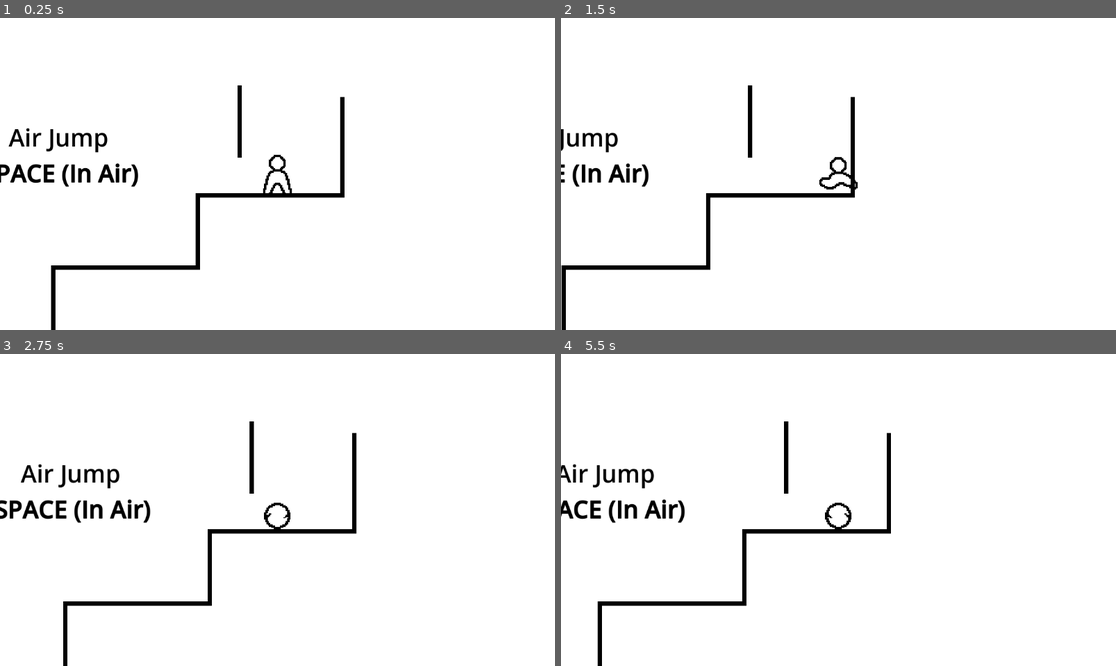
Above: before the commit, frames 1-4 (two rows, left to right).
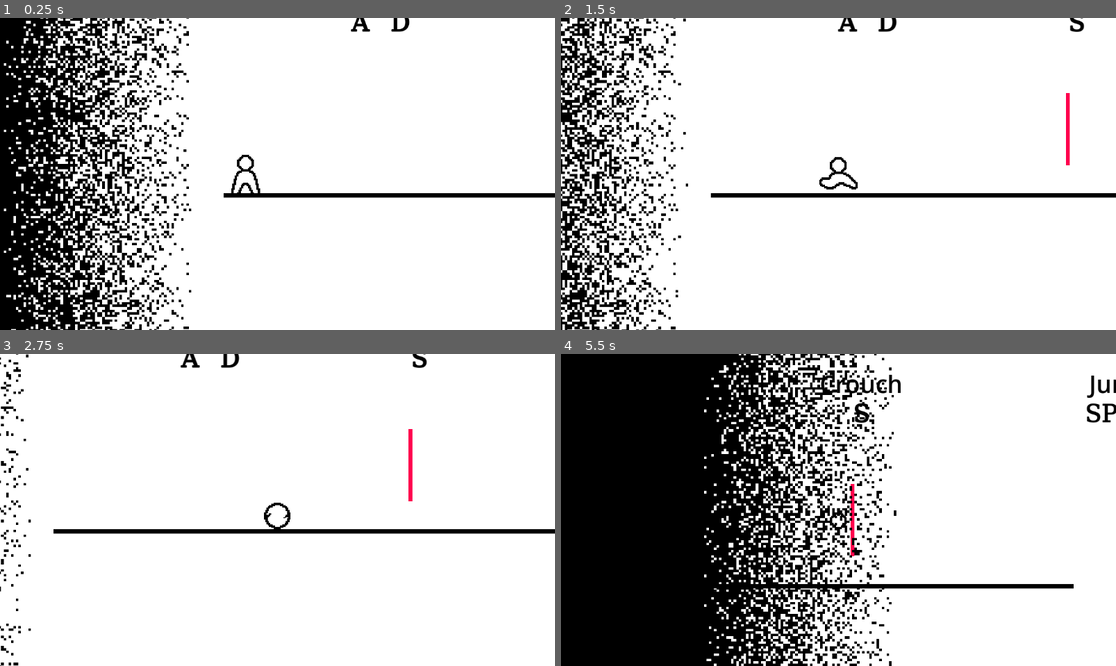
Above: after the commit, the same moments.

Repository: SKeppinger/VimJam
Game: Godot game, scene res://scenes/level.tscn
The game is run twice, just before and just after one commit, with the same random seed, the same clock (stepped at 60 frames per second) and the same inputs.
Inputs:
- Up to frame 1 (0.25 s): no input
- Up to frame 2 (1.5 s): hold Ctrl (crouch) 0.53-1.28 s; hold D (move_right) from 0.53 s (still down); tap Space (jump) at 0.77 s; tap Shift (dash) at 1.35 s
- Up to frame 3 (2.75 s): tap Space (jump) at 1.52 s; release D (move_right) at 2.03 s; hold A (move_left) from 2.03 s (still down); hold Ctrl (crouch) from 2.03 s (still down)
- Up to frame 4 (5.5 s): release A (move_left) at 2.78 s; release Ctrl (crouch) at 2.78 s; hold D (move_right) 2.78-4.28 s; tap Shift (dash) at 2.85, 4.35 s; tap Space (jump) at 3.02, 3.77, 4.52 s; hold Ctrl (crouch) 3.53-4.28 s; hold A (move_left) 4.28-5.03 s; hold D (move_right) from 5.03 s (still down); hold Ctrl (crouch) from 5.03 s (still down)

The runs differ from the first frame. In frame 1, 21% of the frame differs, in the area x 0-100%, y 0-100%; in frame 2, 11%; in frame 3, 4.4%; in frame 4, 46%.

Commit message:
more level

Diff:
--- a/assets/corruption.gdshader
+++ b/assets/corruption.gdshader
@@ -8,7 +8,7 @@
     return fract(sin(dot(uv.xy,
         vec2(12.9898,78.233))) * 43758.5453123);
 }
-uniform int amount = 100;
+uniform int amount = 1000;
 uniform float pos = 0.00;
 
 void fragment() {
--- /dev/null
+++ b/scenes/checkpoint.tscn
@@ -0,0 +1,11 @@
+[gd_scene load_steps=2 format=3 uid="uid://bgoe3qbmol40t"]
+
+[sub_resource type="RectangleShape2D" id="RectangleShape2D_iwbvx"]
+
+[node name="Checkpoint" type="Area2D"]
+rotation = 1.5708
+collision_layer = 0
+collision_mask = 3
+
+[node name="CollisionShape2D" type="CollisionShape2D" parent="."]
+shape = SubResource("RectangleShape2D_iwbvx")
--- a/scenes/control_scheme.tscn
+++ b/scenes/control_scheme.tscn
@@ -1,10 +1,13 @@
-[gd_scene load_steps=16 format=3 uid="uid://bj5nhr1j00kfo"]
+[gd_scene load_steps=28 format=3 uid="uid://bj5nhr1j00kfo"]
 
 [sub_resource type="LabelSettings" id="LabelSettings_wyc0y"]
 font_size = 50
 font_color = Color(0, 0, 0, 1)
 
 [sub_resource type="FontFile" id="FontFile_qgxi6"]
+subpixel_positioning = 0
+msdf_pixel_range = 14
+msdf_size = 128
 cache/0/16/0/ascent = 0.0
 cache/0/16/0/descent = 0.0
 cache/0/16/0/underline_position = 0.0
@@ -27,6 +30,9 @@
 outline_color = Color(0, 0, 0, 1)
 
 [sub_resource type="FontFile" id="FontFile_8bj40"]
+subpixel_positioning = 0
+msdf_pixel_range = 14
+msdf_size = 128
 cache/0/16/0/ascent = 0.0
 cache/0/16/0/descent = 0.0
 cache/0/16/0/underline_position = 0.0
@@ -50,6 +56,9 @@
 font_color = Color(0, 0, 0, 1)
 
 [sub_resource type="FontFile" id="FontFile_7ea5m"]
+subpixel_positioning = 0
+msdf_pixel_range = 14
+msdf_size = 128
 cache/0/50/0/ascent = 0.0
 cache/0/50/0/descent = 0.0
 cache/0/50/0/underline_position = 0.0
@@ -73,7 +82,20 @@
 font_color = Color(0, 0, 0, 1)
 outline_color = Color(0, 0, 0, 1)
 
+[sub_resource type="FontFile" id="FontFile_bg7pv"]
+cache/0/50/0/ascent = 0.0
+cache/0/50/0/descent = 0.0
+cache/0/50/0/underline_position = 0.0
+cache/0/50/0/underline_thickness = 0.0
+cache/0/50/0/scale = 1.0
+cache/0/16/0/ascent = 0.0
+cache/0/16/0/descent = 0.0
+cache/0/16/0/underline_position = 0.0
+cache/0/16/0/underline_thickness = 0.0
+cache/0/16/0/scale = 1.0
+
 [sub_resource type="LabelSettings" id="LabelSettings_571bg"]
+font = SubResource("FontFile_bg7pv")
 font_size = 50
 font_color = Color(0, 0, 0, 1)
 outline_size = 3
@@ -84,20 +106,115 @@
 font_color = Color(0, 0, 0, 1)
 outline_color = Color(0, 0, 0, 1)
 
+[sub_resource type="FontFile" id="FontFile_p55tf"]
+cache/0/50/0/ascent = 0.0
+cache/0/50/0/descent = 0.0
+cache/0/50/0/underline_position = 0.0
+cache/0/50/0/underline_thickness = 0.0
+cache/0/50/0/scale = 1.0
+cache/0/16/0/ascent = 0.0
+cache/0/16/0/descent = 0.0
+cache/0/16/0/underline_position = 0.0
+cache/0/16/0/underline_thickness = 0.0
+cache/0/16/0/scale = 1.0
+
 [sub_resource type="LabelSettings" id="LabelSettings_ruf5w"]
-font_size = 50
-font_color = Color(0, 0, 0, 1)
-outline_size = 3
+font = SubResource("FontFile_p55tf")
+font_size = 50
+font_color = Color(0, 0, 0, 1)
+outline_size = 5
 outline_color = Color(0, 0, 0, 1)
 
 [sub_resource type="LabelSettings" id="LabelSettings_45xdm"]
 font_size = 50
 font_color = Color(0, 0, 0, 1)
 
+[sub_resource type="FontFile" id="FontFile_shl6o"]
+cache/0/50/0/ascent = 0.0
+cache/0/50/0/descent = 0.0
+cache/0/50/0/underline_position = 0.0
+cache/0/50/0/underline_thickness = 0.0
+cache/0/50/0/scale = 1.0
+cache/0/16/0/ascent = 0.0
+cache/0/16/0/descent = 0.0
+cache/0/16/0/underline_position = 0.0
+cache/0/16/0/underline_thickness = 0.0
+cache/0/16/0/scale = 1.0
+
 [sub_resource type="LabelSettings" id="LabelSettings_iy0fq"]
-font_size = 50
-font_color = Color(0, 0, 0, 1)
-outline_size = 3
+font = SubResource("FontFile_shl6o")
+font_size = 50
+font_color = Color(0, 0, 0, 1)
+outline_size = 5
+outline_color = Color(0, 0, 0, 1)
+
+[sub_resource type="LabelSettings" id="LabelSettings_o6rh2"]
+font_size = 50
+font_color = Color(0, 0, 0, 1)
+
+[sub_resource type="FontFile" id="FontFile_5cr6c"]
+cache/0/50/0/ascent = 0.0
+cache/0/50/0/descent = 0.0
+cache/0/50/0/underline_position = 0.0
+cache/0/50/0/underline_thickness = 0.0
+cache/0/50/0/scale = 1.0
+cache/0/16/0/ascent = 0.0
+cache/0/16/0/descent = 0.0
+cache/0/16/0/underline_position = 0.0
+cache/0/16/0/underline_thickness = 0.0
+cache/0/16/0/scale = 1.0
+
+[sub_resource type="LabelSettings" id="LabelSettings_27joy"]
+font = SubResource("FontFile_5cr6c")
+font_size = 50
+font_color = Color(0, 0, 0, 1)
+outline_size = 5
+outline_color = Color(0, 0, 0, 1)
+
+[sub_resource type="LabelSettings" id="LabelSettings_pr221"]
+font_size = 50
+font_color = Color(0, 0, 0, 1)
+
+[sub_resource type="FontFile" id="FontFile_f6m2e"]
+cache/0/16/0/ascent = 0.0
+cache/0/16/0/descent = 0.0
+cache/0/16/0/underline_position = 0.0
+cache/0/16/0/underline_thickness = 0.0
+cache/0/16/0/scale = 1.0
+cache/0/50/0/ascent = 0.0
+cache/0/50/0/descent = 0.0
+cache/0/50/0/underline_position = 0.0
+cache/0/50/0/underline_thickness = 0.0
+cache/0/50/0/scale = 1.0
+
+[sub_resource type="LabelSettings" id="LabelSettings_3p4ai"]
+font = SubResource("FontFile_f6m2e")
+font_size = 50
+font_color = Color(0, 0, 0, 1)
+outline_size = 5
+outline_color = Color(0, 0, 0, 1)
+
+[sub_resource type="LabelSettings" id="LabelSettings_w6sfh"]
+font_size = 50
+font_color = Color(0, 0, 0, 1)
+
+[sub_resource type="FontFile" id="FontFile_3ecqr"]
+cache/0/50/0/ascent = 0.0
+cache/0/50/0/descent = 0.0
+cache/0/50/0/underline_position = 0.0
+cache/0/50/0/underline_thickness = 0.0
+cache/0/50/0/scale = 1.0
+cache/0/16/0/ascent = 0.0
+cache/0/16/0/descent = 0.0
+cache/0/16/0/underline_position = 0.0
+cache/0/16/0/underline_thickness = 0.0
+cache/0/16/0/scale = 1.0
+
+[sub_resource type="LabelSettings" id="LabelSettings_r8144"]
+font = SubResource("FontFile_3ecqr")
+font_size = 50
+font_color = Color(0, 0, 0, 1)
+outline_size = 5
 outline_color = Color(0, 0, 0, 1)
 
 [node name="ControlScheme" type="Control"]
@@ -213,3 +330,57 @@
 offset_bottom = 466.0
 text = "SPACE (On Wall)"
 label_settings = SubResource("LabelSettings_iy0fq")
+
+[node name="FastFall" type="Label" parent="Controls"]
+texture_filter = 2
+offset_left = 727.0
+offset_top = 319.0
+offset_right = 923.0
+offset_bottom = 388.0
+text = "Fast Fall"
+label_settings = SubResource("LabelSettings_o6rh2")
+
+[node name="S_in_air" type="Label" parent="Controls"]
+texture_filter = 2
+offset_left = 730.0
+offset_top = 394.0
+offset_right = 918.0
+offset_bottom = 461.0
+text = "S (In Air)"
+label_settings = SubResource("LabelSettings_27joy")
+
+[node name="Dash" type="Label" parent="Controls"]
+texture_filter = 2
+offset_left = 268.0
+offset_top = 488.0
+offset_right = 390.0
+offset_bottom = 557.0
+text = "Dash"
+label_settings = SubResource("LabelSettings_pr221")
+
+[node name="SHIFT" type="Label" parent="Controls"]
+texture_filter = 2
+offset_left = 266.0
+offset_top = 557.0
+offset_right = 392.0
+offset_bottom = 624.0
+text = "SHIFT"
+label_settings = SubResource("LabelSettings_3p4ai")
+
+[node name="Escape" type="Label" parent="Controls"]
+texture_filter = 2
+offset_left = 741.0
+offset_top = 491.0
+offset_right = 907.0
+offset_bottom = 560.0
+text = "Escape!"
+label_settings = SubResource("LabelSettings_w6sfh")
+
+[node name="ESC" type="Label" parent="Controls"]
+texture_filter = 2
+offset_left = 781.0
+offset_top = 554.0
+offset_right = 864.0
+offset_bottom = 621.0
+text = "ESC"
+label_settings = SubResource("LabelSettings_r8144")
--- a/scenes/corruption.tscn
+++ b/scenes/corruption.tscn
@@ -7,7 +7,7 @@
 
 [sub_resource type="ShaderMaterial" id="ShaderMaterial_ofg1w"]
 shader = ExtResource("2_d7pbe")
-shader_parameter/amount = 150
+shader_parameter/amount = 1500
 shader_parameter/pos = 0.0
 
 [sub_resource type="WorldBoundaryShape2D" id="WorldBoundaryShape2D_1o7r2"]
@@ -33,7 +33,7 @@
 shape = SubResource("WorldBoundaryShape2D_1o7r2")
 
 [node name="VisibleOnScreenNotifier2D" type="VisibleOnScreenNotifier2D" parent="Background/DeathBarrier"]
-rect = Rect2(0, 0, 768, 10)
+rect = Rect2(0, 0, 7680, 10)
 
 [node name="CanvasLayer" type="CanvasLayer" parent="."]
 
--- a/scenes/level.tscn
+++ b/scenes/level.tscn
@@ -1,10 +1,11 @@
-[gd_scene load_steps=7 format=3 uid="uid://nm3keol8rr63"]
+[gd_scene load_steps=8 format=3 uid="uid://nm3keol8rr63"]
 
 [ext_resource type="PackedScene" uid="uid://5v34nt0bbvuj" path="res://scenes/corruption.tscn" id="1_jij70"]
 [ext_resource type="PackedScene" uid="uid://b7boqxochp1h6" path="res://scenes/player.tscn" id="2_jgokv"]
 [ext_resource type="PackedScene" uid="uid://cfophi3uqd7u" path="res://scenes/platform.tscn" id="3_yv6ef"]
 [ext_resource type="PackedScene" uid="uid://b6rfmlu4yi1lg" path="res://scenes/evil_platform.tscn" id="4_20qhp"]
 [ext_resource type="PackedScene" uid="uid://bj5nhr1j00kfo" path="res://scenes/control_scheme.tscn" id="5_ummvn"]
+[ext_resource type="PackedScene" uid="uid://bgoe3qbmol40t" path="res://scenes/checkpoint.tscn" id="6_npcu3"]
 
 [sub_resource type="LabelSettings" id="LabelSettings_ot66m"]
 font_size = 48
@@ -14,6 +15,9 @@
 
 [node name="Corruption" parent="." instance=ExtResource("1_jij70")]
 z_index = 1
+
+[node name="Background" parent="Corruption" index="0"]
+position = Vector2(0, 0)
 
 [node name="Label" type="Label" parent="Corruption/CanvasLayer" index="1"]
 offset_left = 1055.0
@@ -23,13 +27,14 @@
 label_settings = SubResource("LabelSettings_ot66m")
 
 [node name="Player" parent="." instance=ExtResource("2_jgokv")]
-position = Vector2(3105, 228)
+position = Vector2(506, 518)
 
 [node name="AnimatedSprite2D" parent="Player" index="2"]
 animation = &"air_dash"
 
 [node name="Camera2D" parent="Player" index="3"]
 limit_top = -1000
+limit_bottom = 3000
 
 [node name="Platform" parent="." instance=ExtResource("3_yv6ef")]
 position = Vector2(968, 576)
@@ -61,7 +66,7 @@
 scale = Vector2(1, 1)
 
 [node name="Platform8" parent="." instance=ExtResource("3_yv6ef")]
-position = Vector2(3025, 109)
+position = Vector2(3027, 97)
 rotation = 1.5708
 scale = Vector2(1, 1)
 
@@ -70,9 +75,38 @@
 rotation = 1.5708
 scale = Vector2(1, 1)
 
+[node name="Platform10" parent="." instance=ExtResource("3_yv6ef")]
+position = Vector2(3361, 67)
+
+[node name="Platform11" parent="." instance=ExtResource("3_yv6ef")]
+position = Vector2(3538, 1006)
+rotation = 1.5708
+scale = Vector2(15, 1)
+
+[node name="Platform12" parent="." instance=ExtResource("3_yv6ef")]
+position = Vector2(4039, 2317)
+scale = Vector2(8, 1)
+
+[node name="Platform13" parent="." instance=ExtResource("3_yv6ef")]
+position = Vector2(5800, 2317)
+scale = Vector2(6, 1)
+
+[node name="Platform14" parent="." instance=ExtResource("3_yv6ef")]
+position = Vector2(7300, 2317)
+scale = Vector2(8, 1)
+
+[node name="Platform15" parent="." instance=ExtResource("3_yv6ef")]
+position = Vector2(7766, 2366)
+scale = Vector2(4, 1)
+
 [node name="EvilPlatform" parent="." instance=ExtResource("4_20qhp")]
 position = Vector2(1204, 425)
 rotation = 1.5708
+
+[node name="EvilPlatform2" parent="." instance=ExtResource("4_20qhp")]
+position = Vector2(6754, 2168)
+rotation = 1.5708
+scale = Vector2(10, 1)
 
 [node name="ControlScheme" parent="." instance=ExtResource("5_ummvn")]
 offset_left = 1055.0
@@ -115,13 +149,54 @@
 offset_bottom = -188.0
 
 [node name="SPACE_on_wall" parent="ControlScheme/Controls" index="10"]
-offset_left = 2941.0
+offset_left = 2955.0
 offset_top = -188.0
-offset_right = 3325.0
+offset_right = 3339.0
 offset_bottom = -119.0
+
+[node name="FastFall" parent="ControlScheme/Controls" index="11"]
+offset_left = 3633.0
+offset_top = -257.0
+offset_right = 3829.0
+offset_bottom = -188.0
+
+[node name="S_in_air" parent="ControlScheme/Controls" index="12"]
+offset_left = 3640.0
+offset_top = -188.0
+offset_right = 3828.0
+offset_bottom = -121.0
+
+[node name="Dash" parent="ControlScheme/Controls" index="13"]
+offset_left = 5028.0
+offset_top = 1909.0
+offset_right = 5150.0
+offset_bottom = 1978.0
+
+[node name="SHIFT" parent="ControlScheme/Controls" index="14"]
+offset_left = 5026.0
+offset_top = 1978.0
+offset_right = 5152.0
+offset_bottom = 2045.0
+
+[node name="Escape" parent="ControlScheme/Controls" index="15"]
+offset_left = 7024.0
+offset_top = 1919.0
+offset_right = 7204.0
+offset_bottom = 1988.0
+
+[node name="ESC" parent="ControlScheme/Controls" index="16"]
+offset_left = 7064.0
+offset_top = 1982.0
+offset_right = 7147.0
+offset_bottom = 2049.0
+
+[node name="Checkpoint" parent="." instance=ExtResource("6_npcu3")]
+position = Vector2(7405, 1307)
+scale = Vector2(100, 1)
 
 [connection signal="body_entered" from="Corruption/Background/DeathBarrier" to="Player" method="_on_death_barrier_body_entered"]
 [connection signal="death" from="Player" to="Corruption" method="_on_player_death"]
+[connection signal="body_entered" from="Checkpoint" to="Player" method="_on_checkpoint_body_entered"]
 
 [editable path="Corruption"]
 [editable path="Player"]
--- a/scripts/corruption.gd
+++ b/scripts/corruption.gd
@@ -29,8 +29,13 @@
 		completed = true;
 	elif (!completed):
 		background.material.set_shader_parameter("pos",progress);
-		collision.position.x = progress * background.texture.get_width() + collision_offset;
+		collision.position.x = position.x + (progress * background.texture.get_width() + collision_offset);
 		progress += delta * speed / 100;
+	print("vis:" + str(visibility.global_position.x))
+	print("player:" + str(player.position.x))
 
 func _on_player_death():
 	speed = 10;
+	if !visibility.is_on_screen():
+		position.x = player.position.x - player.get_node("Camera2D").get_viewport_rect().size.x
+		print(collision.position.x)
--- a/scripts/player.gd
+++ b/scripts/player.gd
@@ -5,7 +5,7 @@
 @export var FRICTION = 30.0
 @export var AIR_RESIST = 1.0
 @export var ACCELERATION = 60.0
-@export var AIR_ACCEL = 40.0
+@export var AIR_ACCEL = 20.0
 @export var SPEED = 300.0
 @export var DASH_SPEED = 600.0
 @export var CROUCH_SPEED = 100.0
@@ -22,6 +22,8 @@
 @export var WALL_JUMP_VELOCITY_X = 300
 @export var WALL_JUMP_TIME = 0.1 # seconds
 
+static var START_POSITION = Vector2(510,525)
+
 signal death
 
 # Children/Sibling Nodes
@@ -69,6 +71,7 @@
 	#sprite = $Sprite2D
 	animated_sprite = $AnimatedSprite2D
 	pause_label = $"../Corruption/CanvasLayer/Label"
+	position = START_POSITION
 
 # Handle pause functionality
 func pause():
@@ -193,6 +196,8 @@
 	return dir
 
 func _physics_process(delta):
+	#print(is_on_floor())
+	#print(is_on_wall())
 	if not dead:
 		#ANIMATIONS
 		# Face the movement direction
@@ -373,3 +378,8 @@
 #Kill (with hammers)
 func _on_visible_on_screen_notifier_2d_screen_exited():
 	die()
+
+#checkpoint!!!
+func _on_checkpoint_body_entered(body):
+	if body.name == "Player":
+		START_POSITION = position
Binary file changed: assets/background.png
Empty file added: scenes/checkpoint.gd
